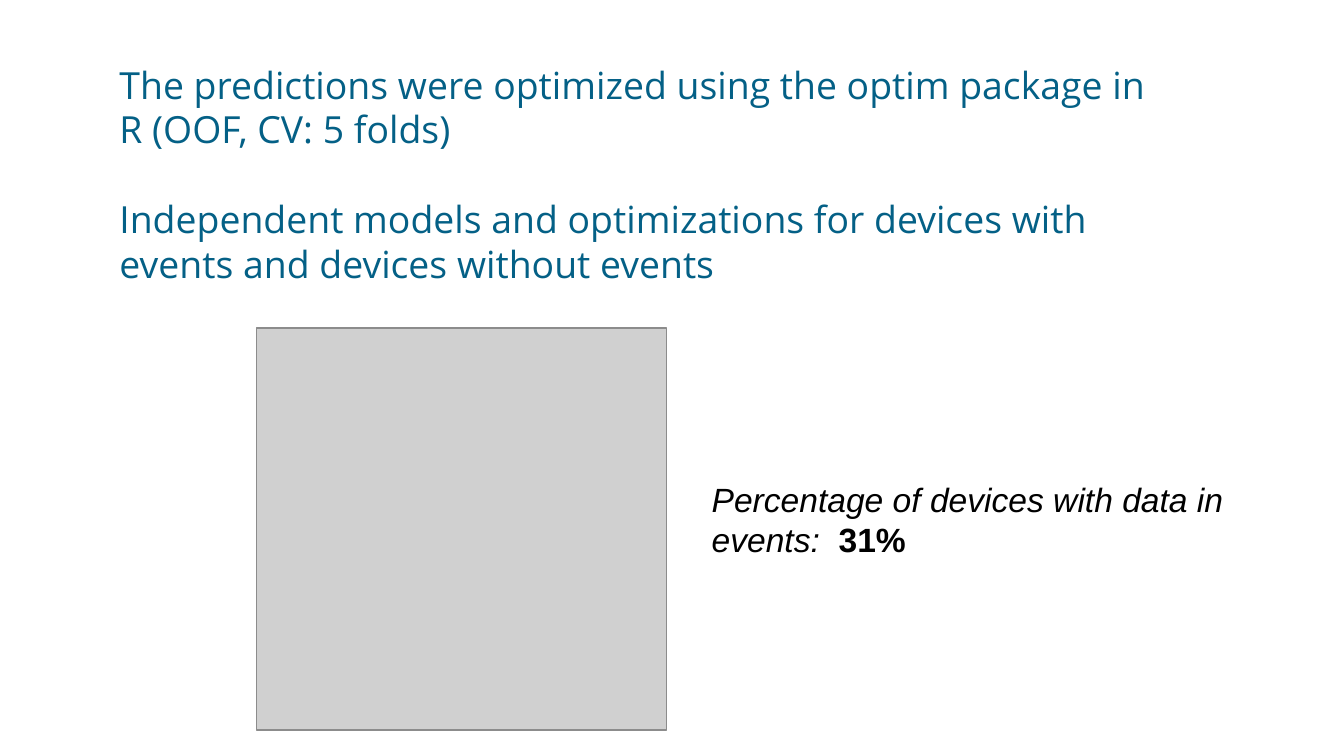
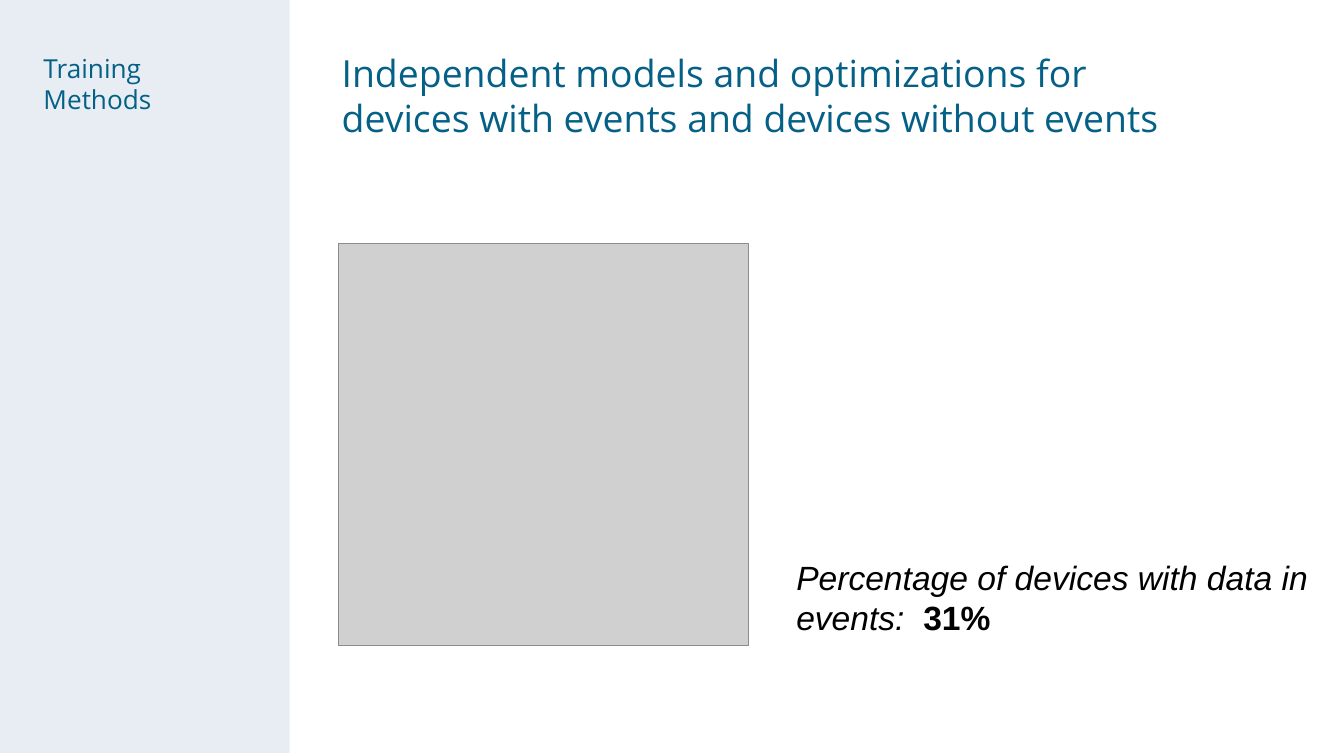
Before and after one commit to chechir/talking_data, a slide deck: slide 12 of brussels/deck_overview_detail.odp (slide 13 before the commit). Drawn at 1344x756 pixels with LibreOffice and Linux fonts; fonts in the diff are those of the drawing; grey boxes stand for pictures. Boxes give left, top, right and bottom in pixels: in the first picture for what was removed or moved away, otherwise in the second. Text is boxed around its words. In the diff, an @@ line names an element or a change of style, - is before the commit and + after.

```diff
--- a/brussels/deck_overview_detail.odp
+++ b/brussels/deck_overview_detail.odp
@@ rectangle added at <box>0,0,289,753</box>, fill #E7EDF2 @@
@@ text added at <box>43,59,151,110</box>, 14 pt, text #046086 @@
+Training Methods
@@ text "Independent models and optimizations for ...": place and size @@
-text "Independent models and optimizations for ..." at <box>119,70,1144,279</box>
+text "Independent models and optimizations for ..." at <box>342,58,1158,133</box>
@@ text at <box>119,70,1144,149</box>: paragraph removed @@
-The predictions were optimized using the optim package in R (OOF, CV: 5 folds)
@@ picture: place and size @@
-picture at <box>257,328,667,730</box>
+picture at <box>339,243,749,645</box>
@@ text "Percentage of devices with data ...": place and size @@
-text "Percentage of devices with data ..." at <box>712,487,1223,553</box>
+text "Percentage of devices with data ..." at <box>796,565,1308,631</box>
```
Also in this commit, not shown: 8 other slides changed, 2 slides added, 1 slide removed.
